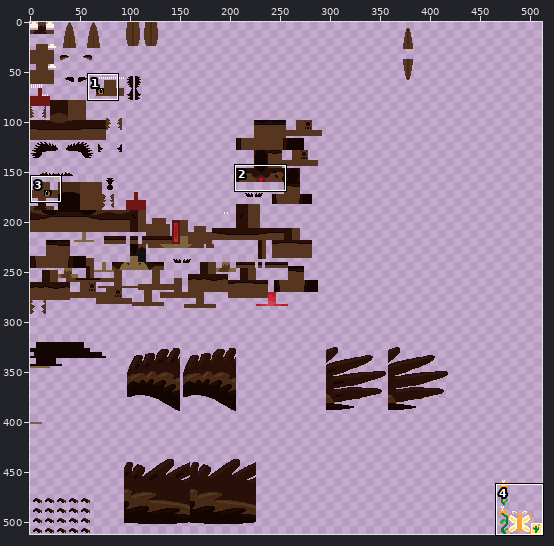
Two states of a sprite sheet, src/test/resources/Monimo01_young.png. Above, an overview of the earlier version with the close-up marked.
Close-up. First the earlier version:
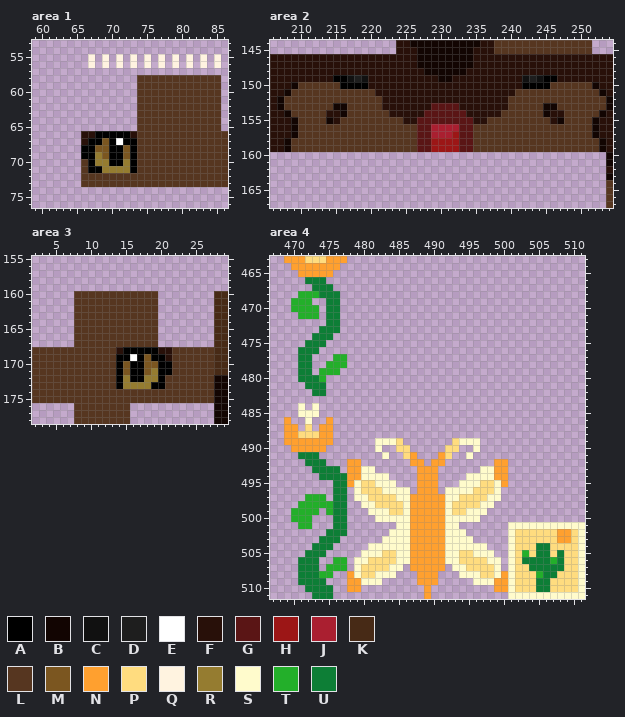
The file is 512x512 pixels. Pixels under 10% opacity are left out. Colours within 5 levels of each other are drawn and written as one. Shown: area 1: x 59..86, y 53..76; area 2: x 206..254, y 144..167; area 3: x 2..29, y 155..178; area 4: x 467..511, y 463..511.
Palette (. is transparent): A #000000  B #120502  C #111111  D #1e1e1e  E #ffffff  F #281009  G #5a1515  H #9c1616  J #aa1f30  K #472a16  L #563620  M #7b5620  N #ffa02f  P #ffdc7f  Q #fff3e0  R #957c30  S #fffbcc  T #23af2a  U #0d7e36
The result:
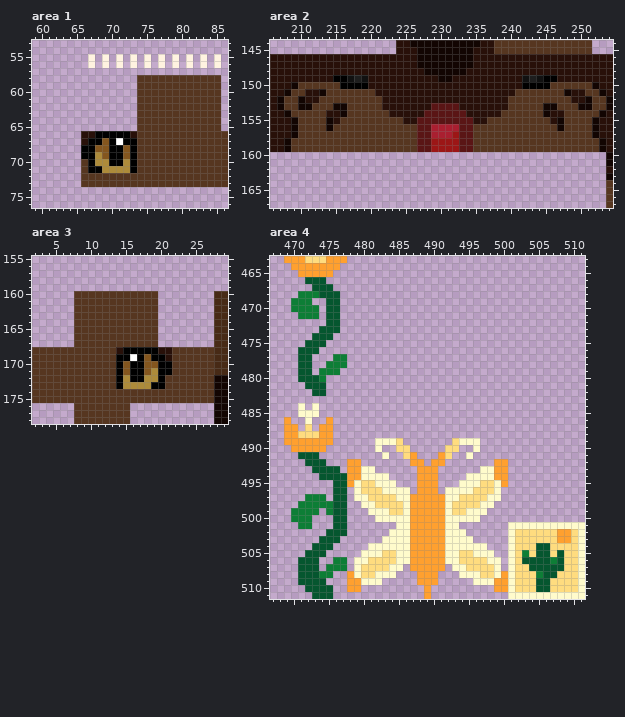
Commit: MadKatAlpha NikFordo_ Monimo01
The exact change:
@@ palette @@
-M #7b5620
+M #84561e
-R #957c30
+R #ad8b3a
-T #23af2a
+T #0d7e36
-U #0d7e36
+U #05562f
--- area 2
@@ x 206..254 @@
 150 FFFBLLLLLLAAAAFFFFFFFFFFFFFFFFFFFFFFAAAALLLLLLBFF
-151 FFBLLLLLLLLLLLLFFFFFFFFFFFFFFFFFFFFLLLLLLLLLLLLBF
-152 FBLLLLLLLLLLLLLLFFFFFFFFFFFFFFFFFFLLLLLLLLLLLLLLB
-153 FBLLLLLLLBBLLLLLFFFFFFFGGGGFFFFFFFLLLLLBBLLLLLLLB
+151 FFBLLFFBLLLLLLLFFFFFFFFFFFFFFFFFFFFLLLLLLLBFFLLBF
+152 FBLLBFFLLLLLLLLLFFFFFFFFFFFFFFFFFFLLLLLLLLLFFBLLB
+153 FBLLBBLLLBBLLLLLFFFFFFFGGGGFFFFFFFLLLLLBBLLLBBLLB
 154 FFBLLLLLFFBLLLLLLFFFFFGGGGGGFFFFFLLLLLLBFFLLLLLBF
 155 FFFBLLLLBFLLLLLLLLLFFGGGGGGGGFFLLLLLLLLLFBLLLLBFF
-156 FFFBLLLLLLLLLLLLLLLLLGGJJJJGGLLLLLLLLLLLLLLLLLBFF
+156 FFFBLLLLBLLLLLLLLLLLLGGJJJJGGLLLLLLLLLLLLBLLLLBFF
 157 FFFBLLLLLLLLLLLLLLLLLGGJJJHGGLLLLLLLLLLLLLLLLLBFF
Where, in picture pixels (left, top, right, bottom), the same in both close-ups:
changed: (95, 138, 130, 173)
changed: (298, 89, 333, 131)
changed: (557, 89, 592, 131)
changed: (123, 354, 158, 389)
changed: (291, 277, 347, 396)
changed: (291, 452, 347, 599)
changed: (522, 543, 564, 592)
